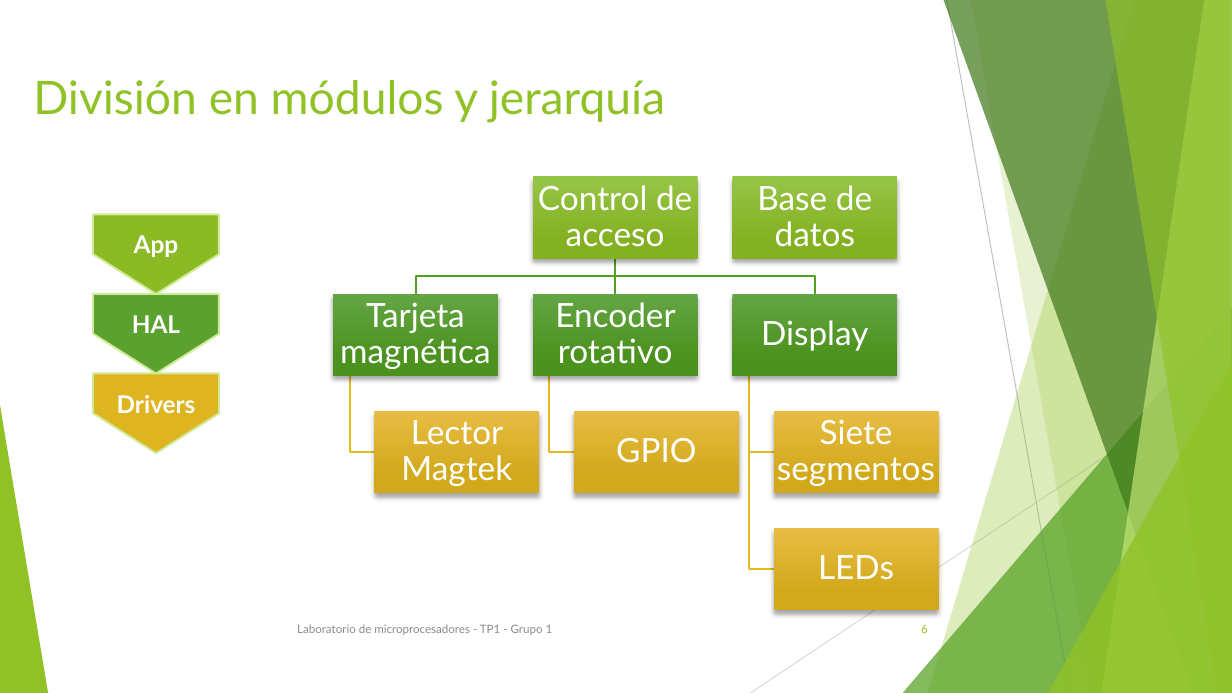
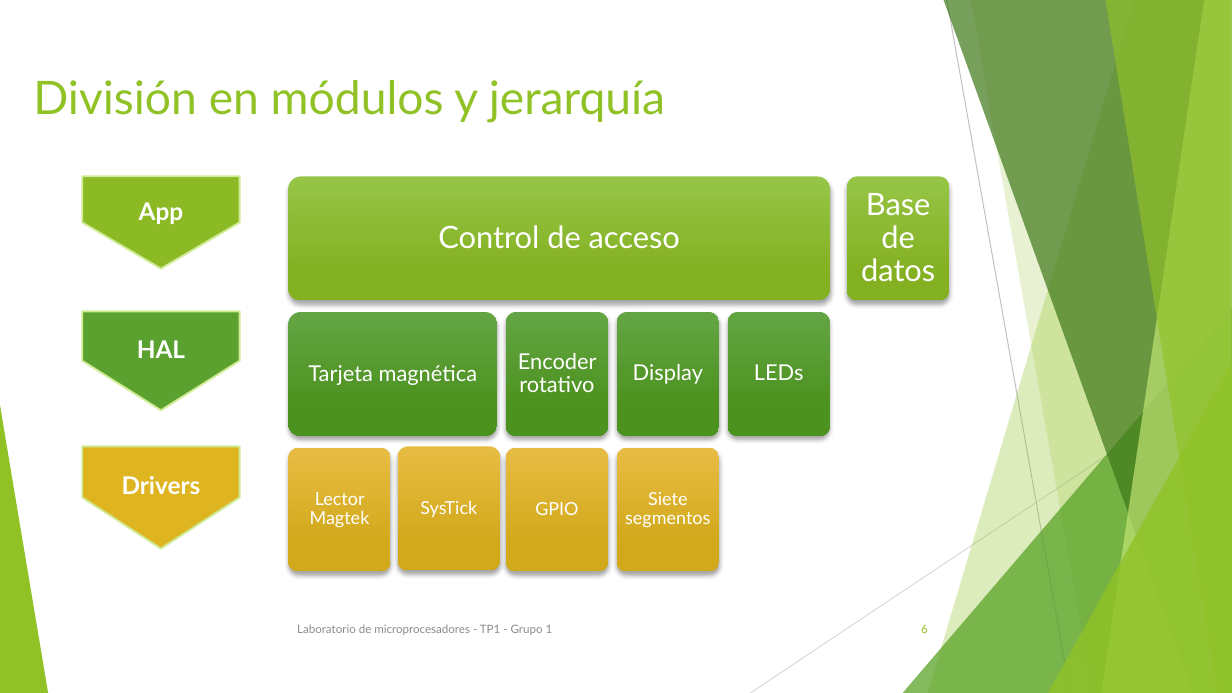
Before and after one commit to micros-g1/TP1, a slide deck: slide 6 of Notas/22.99 - TP1 - G1.pptx. Drawn at 1232x693 pixels with LibreOffice and Linux fonts; fonts in the diff are those of the drawing. Boxes give left, top, right and bottom in pixels: in the first picture for what was removed or moved away, otherwise in the second. Text is boxed around its words. In the diff, an @@ line names an element or a change of style, - is before the commit and + after.

```diff
--- a/Notas/22.99 - TP1 - G1.pptx
+++ b/Notas/22.99 - TP1 - G1.pptx
@@ pentagon arrow "App": place and size @@
-pentagon arrow "App" at [93, 214, 219, 294]
+pentagon arrow "App" at [82, 177, 239, 269]
@@ group removed at [333, 177, 939, 610]: 9 rectangles, 7 freeform shapes @@
@@ group added at [288, 177, 950, 571]: 10 rounded rectangles, 1 text @@
+SysTick
@@ text "Base de datos": place and size @@
-text "Base de datos" at [757, 185, 872, 247]
+text "Base de datos" at [861, 193, 935, 282]
@@ text "Base de datos" at [861, 193, 935, 282]: size 26 to 24 pt @@
@@ text "Control de acceso" at [438, 225, 680, 248]: size 26 to 24 pt @@
@@ text "Control de acceso": place and size @@
-text "Control de acceso" at [538, 185, 692, 247]
+text "Control de acceso" at [438, 225, 680, 248]
@@ pentagon arrow "HAL": place and size @@
-pentagon arrow "HAL" at [93, 294, 219, 373]
+pentagon arrow "HAL" at [83, 311, 240, 410]
@@ text "Tarjeta magnética": place and size @@
-text "Tarjeta magnética" at [340, 302, 491, 369]
+text "Tarjeta magnética" at [308, 365, 478, 385]
@@ text "Encoder rotativo": place and size @@
-text "Encoder rotativo" at [555, 302, 675, 364]
+text "Encoder rotativo" at [518, 353, 597, 392]
@@ text "Display": place and size @@
-text "Display" at [761, 320, 868, 351]
+text "Display" at [633, 364, 703, 384]
@@ size 26 to 17 pt; less space between paragraphs in 4 elements at [308, 365, 478, 385], [518, 353, 597, 392], [633, 364, 703, 384], [754, 364, 804, 380] @@
@@ text "LEDs": place and size @@
-text "LEDs" at [818, 555, 894, 579]
+text "LEDs" at [754, 364, 804, 380]
@@ pentagon arrow "Drivers": place and size @@
-pentagon arrow "Drivers" at [93, 373, 219, 453]
+pentagon arrow "Drivers" at [82, 446, 239, 548]
@@ text "Lector Magtek": place and size @@
-text "Lector Magtek" at [401, 420, 512, 486]
+text "Lector Magtek" at [310, 492, 370, 528]
@@ text "GPIO": place and size @@
-text "GPIO" at [616, 438, 696, 462]
+text "GPIO" at [535, 502, 578, 515]
@@ size 26 to 14 pt; less space between paragraphs in 3 elements at [535, 502, 578, 515], [310, 492, 370, 528], [625, 492, 710, 528] @@
@@ text "Siete segmentos": place and size @@
-text "Siete segmentos" at [777, 419, 935, 486]
+text "Siete segmentos" at [625, 492, 710, 528]
```
Also in this commit, not shown: 2 other slides changed.
